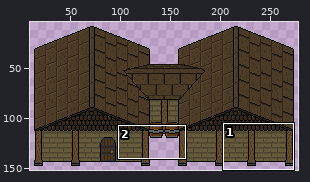
Two states of a sprite sheet, sprites/spr_house_farwayRoad_01/75e4182a-3767-484c-8bd2-562bef3660c1.png. Above, an overview of the earlier version with the close-up marked.
Close-up. First the earlier version:
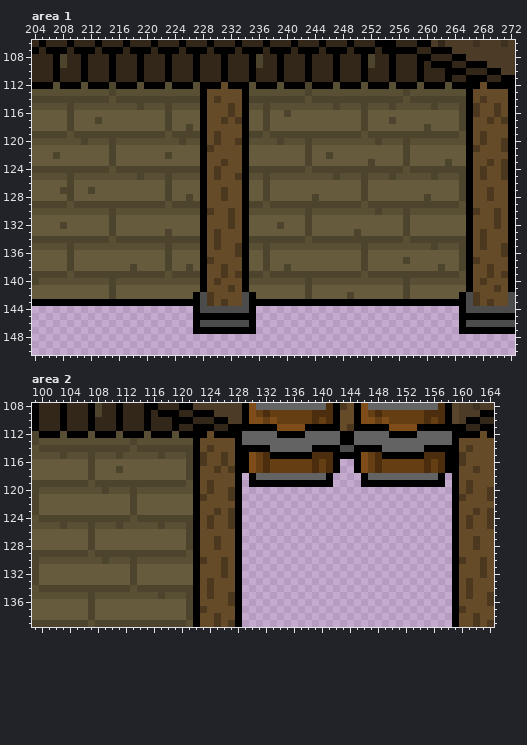
The file is 288x160 pixels. Colours within 5 levels of each other are drawn and written as one. Shown: area 1: x 204..272, y 106..150; area 2: x 99..164, y 108..139. The wide view leaves out empty margins. The commit also changed other parts of the picture, which this record leaves out.
New version:
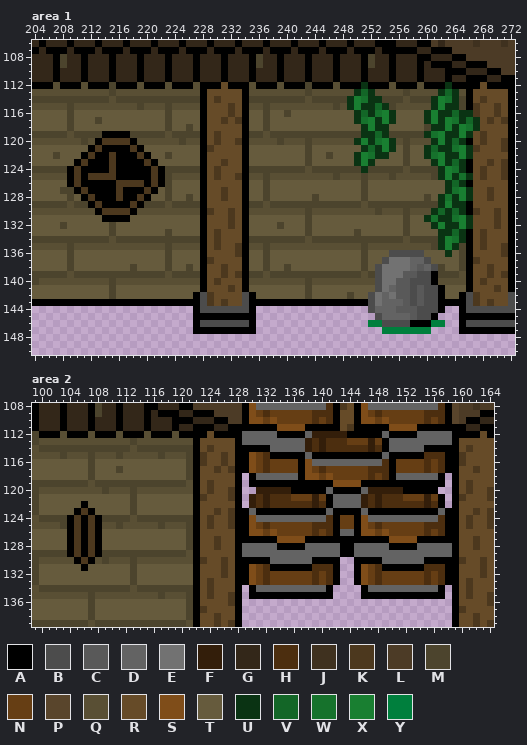
Palette (. is transparent): A #000000  B #4c4c4c  C #595959  D #636363  E #727272  F #331e0a  G #332719  H #4c2e0f  J #3f311f  K #4c381e  L #4c3b26  M #4c442d  N #663e14  P #59452c  Q #594f34  R #664b28  S #7f4d19  T #665b3d  U #0a3313  V #136627  W #16722c  X #197f31  Y #007f3d
Difference:
Changed rows in their new state; - is an unchanged pixel.
Area 1:
first column x 209:
112 ------------------------------------------U-----------U----
113 -----------------------------------------UVU---------UVU---
114 ----------------------------------------UXWUU-------UXWU---
115 ----------------------------------------UXUUVU------UXUU---
116 -----------------------------------------UVUWXU----UXUUVUU-
117 -----------------------------------------UWXUXU----UXUXWUVU
118 ------------------------------------------UXUU------UUXUXWU
119 -----AAAA---------------------------------UUVU-----UWXUUXU-
120 ----AKKKKA-------------------------------UXUWXU-----UXUVU--
121 ---AKAAAAKA-------------------------------UVUXU----UVUUWXU-
122 --AKAAKAAAKA-----------------------------UXWUU-----UWXUUXU-
123 -AKAAAKAAAAKA----------------------------UXU--------UXUVU--
124 AKAAAAKAAAAAKA----------------------------U----------UXWU--
125 AKAKKKKAAAAAKA---------------------------------------UXUWU-
126 AKAAAAAKKKKAKA----------------------------------------UVU--
127 -AKAAAAKAAAKA-----------------------------------------UWXU-
128 --AKAAAKAAKA-----------------------------------------UWUXU-
129 ---AKAAAAKA------------------------------------------UXUU--
130 ----AKKKKA------------------------------------------UVUVU--
131 -----AAAA------------------------------------------UWUUWXU-
132 ----------------------------------------------------UXUUXU-
133 -----------------------------------------------------UUVU--
134 -----------------------------------------------------UXWU--
135 -----------------------------------------------------UXU---
136 ----------------------------------------------BBBBB---U----
137 ---------------------------------------------BEEEDDB-------
138 --------------------------------------------BEEEEDCDB------
139 --------------------------------------------BEEECCBBA------
140 --------------------------------------------BEECCBBBA------
141 --------------------------------------------BEDCCBCBBA-----
142 -------------------------------------------BEDECCBCBBA-----
143 -------------------------------------------BEDDDCBCBB------
144 -------------------------------------------BDDDCCCBBBA-----
145 --------------------------------------------BDDDDCBBA------
146 -------------------------------------------YYBBBBAAAYY-----
147 ---------------------------------------------YYYYYYY-------
Area 2:
first column x 104:
112 -----------------------------------FFFFF-AAAA----------
113 ----------------------------------FHFHHHNNNFNA---------
114 ----------------------------------FHFHHHHHHFHA---------
115 ----------------------------------DAAA----AAAD---------
116 ---------------------------------ASDDDDDDDDDDHA--------
117 ---------------------------------ASNHNNNNNNH-HA--------
118 ---------------------------------ASSNSNNNNNHNHA--------
119 --------------------------------------SSSS-------------
120 ---------------------------FFFFFAAAAADAAAADFFFFFAAAAA--
121 --------------------------FHFHHHNNNFNADDDDFHFHHHNNNFNA-
122 --A-----------------------FHFHHHHHHFHADDDDFHFHHHHHHFHA-
123 -AKA---------------------ADAAAAAAAAAADAAAADAAAAAAAAAADA
124 AKAKA--------------------ASDDDDDDDDDDHANNASDDDDDDDDDDHA
125 AKAKA--------------------ASNHNNNNNNHHHANNASNHNNNNNNHHHA
126 AKAKA--------------------ASSNSNNNNNHNHADDASSNSNNNNNHNHA
127 AKAKA--------------------AAAAASSSSAAAAAAAAAAAASSSSAAAAA
128 AKAKA--------------------DDDDDAAAADDDDDAADDDDDAAAADDDDD
129 AKAKA--------------------DDDDDDDDDDDDDDAADDDDDDDDDDDDDD
130 -AKA---------------------AAAADDDDDDAAAA--AAAADDDDDDAAAA
131 --A----------------------ASNHAAAAAAHHHA--ASNHAAAAAAHHHA
132 -------------------------ASNHNNNNNNHNHA--ASNHNNNNNNHNHA
133 -------------------------ASNHNNNNNNHNHA--ASNHNNNNNNHNHA
134 --------------------------ADDDDDDDDDDA----ADDDDDDDDDDA-
135 --------------------------AAAAAAAAAAAA----AAAAAAAAAAAA-
